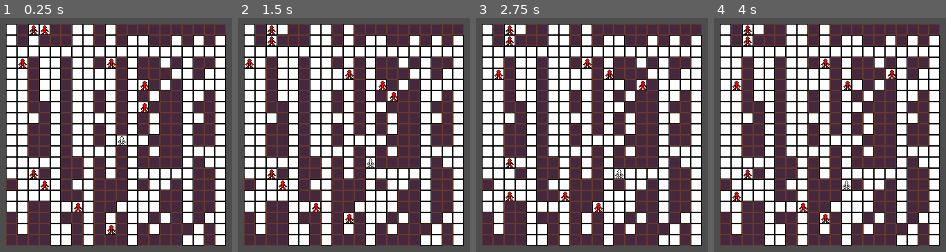
Above: before the commit, frames 1-4 (left to right).
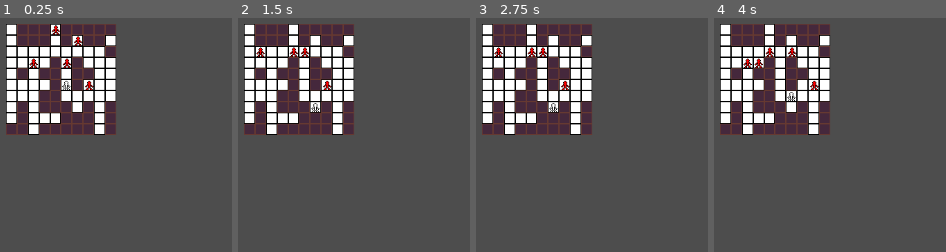
Above: after the commit, the same moments.

Repository: RW7231/Experimental-Game-V2-D-
Game: Godot game, scene res://Overworld.tscn
Two runs of this game, one before a commit and one after it. Both use one fixed random seed, a clock stepped at 60 frames per second and the inputs below.
Inputs:
- Up to frame 1 (0.25 s): no input
- Up to frame 2 (1.5 s): tap Enter at 0.5 s; hold C (DownRight) 0.53-1.28 s; tap Space at 1.25 s; hold X (Down) from 1.28 s (still down)
- Up to frame 3 (2.75 s): tap Enter at 2 s; release X (Down) at 2.03 s; hold C (DownRight) from 2.03 s (still down)
- Up to frame 4 (4 s): tap Space at 2.75 s; release C (DownRight) at 2.78 s; hold W (Up) 2.78-3.53 s; tap Enter at 3.5 s; hold Z (DownLeft) from 3.53 s (still down)

The runs differ from the first frame. In frame 1, 77% of the frame differs, in the area x 2-98%, y 2-98%; in frame 2, 77%; in frame 3, 77%; in frame 4, 77%.

Commit message:
Fixed fail to Turn bug
Fixed a bug that prevented enemies from moving when player goes down

Diff:
--- a/Scripts/OverworldMap.gd
+++ b/Scripts/OverworldMap.gd
@@ -6,7 +6,7 @@
 var WallObject = preload("res://Prefabs/wall.tscn")
 var EnemyObject = preload("res://Prefabs/enemy.tscn")
 
-var size = 20
+var size = 10
 
 var worldGrid
 
--- a/Scripts/Player.gd
+++ b/Scripts/Player.gd
@@ -38,6 +38,7 @@
 		if map.checkPos(desiredPos):
 			currentPosition = desiredPos
 			self.position += Vector2(0, 16)
+			map.turn()
 
 	if event.is_action_pressed("Left"):
 		var desiredPos = [currentPosition[0]-1, currentPosition[1]]
